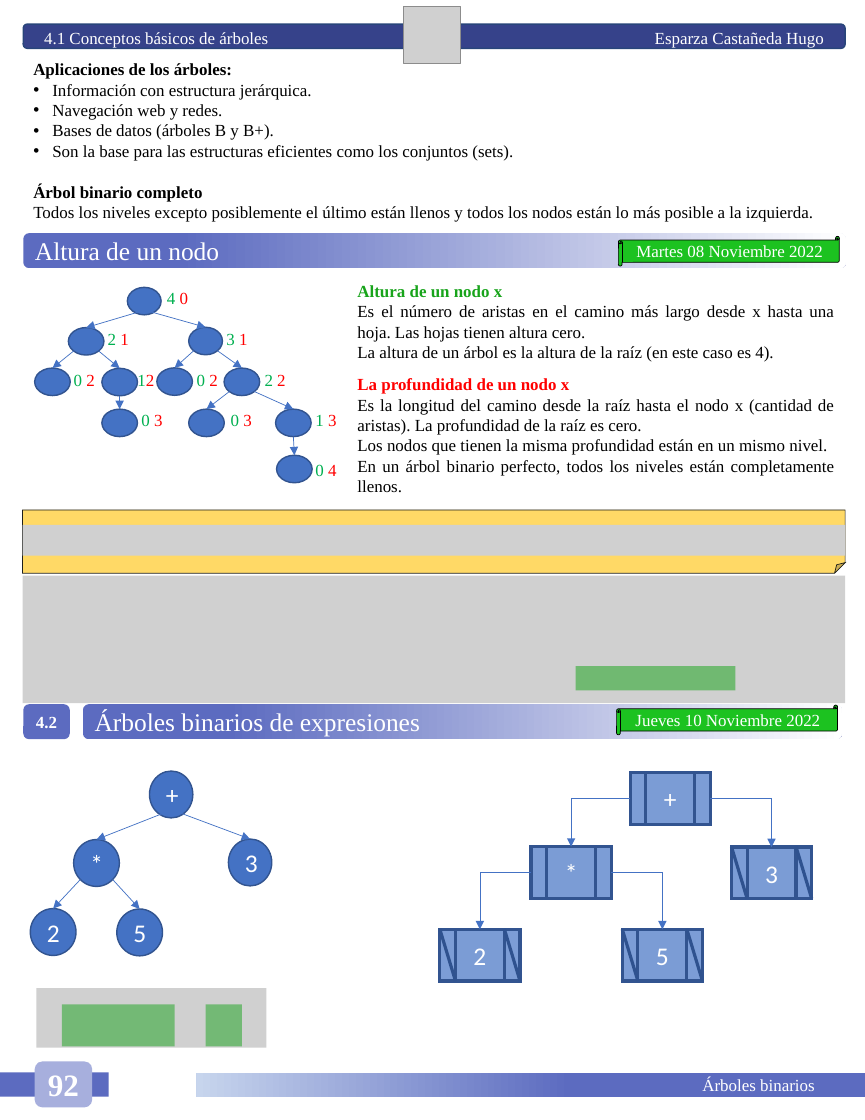
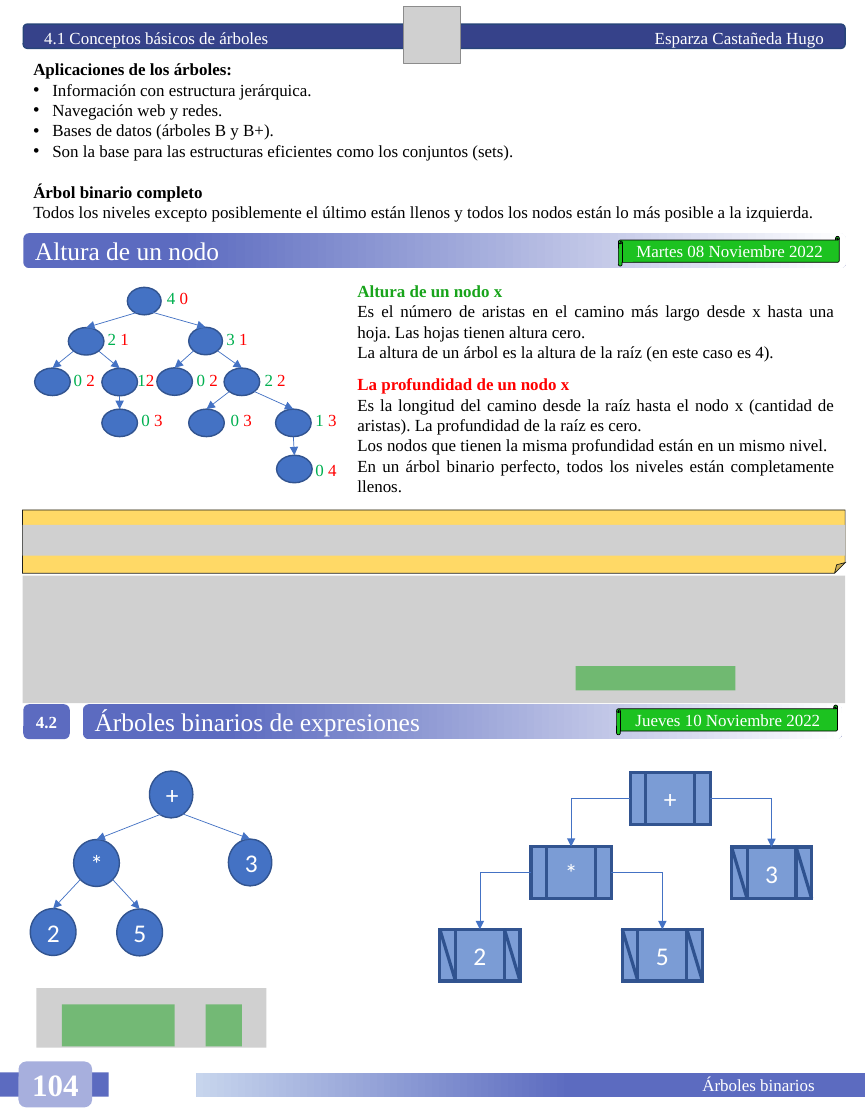
Before and after one commit to HugoEsparzaC/Libreta-Estructuras-II, a slide deck: slide 109 of Libreta Estructuras de Datos II.pptx (slide 104 before the commit). Drawn at 865x1120 pixels with LibreOffice and Linux fonts; fonts in the diff are those of the drawing; grey boxes stand for pictures. Boxes give left, top, right and bottom in pixels: in the first picture for what was removed or moved away, otherwise in the second. Text is boxed around its words. In the diff, an @@ line names an element or a change of style, - is before the commit and + after.

```diff
--- a/Libreta Estructuras de Datos II.pptx
+++ b/Libreta Estructuras de Datos II.pptx
@@ rounded rectangle "104" resized from (x1=35, y1=1061, x2=93, y2=1107) to (x1=18, y1=1061, x2=92, y2=1107) @@
@@ text in rounded rectangle at (x1=32, y1=1075, x2=79, y2=1096): text changed @@
-92
+104
```
Also in this commit, not shown: 5 other slides changed, 5 slides added, 2 slides removed, 1 other file.
